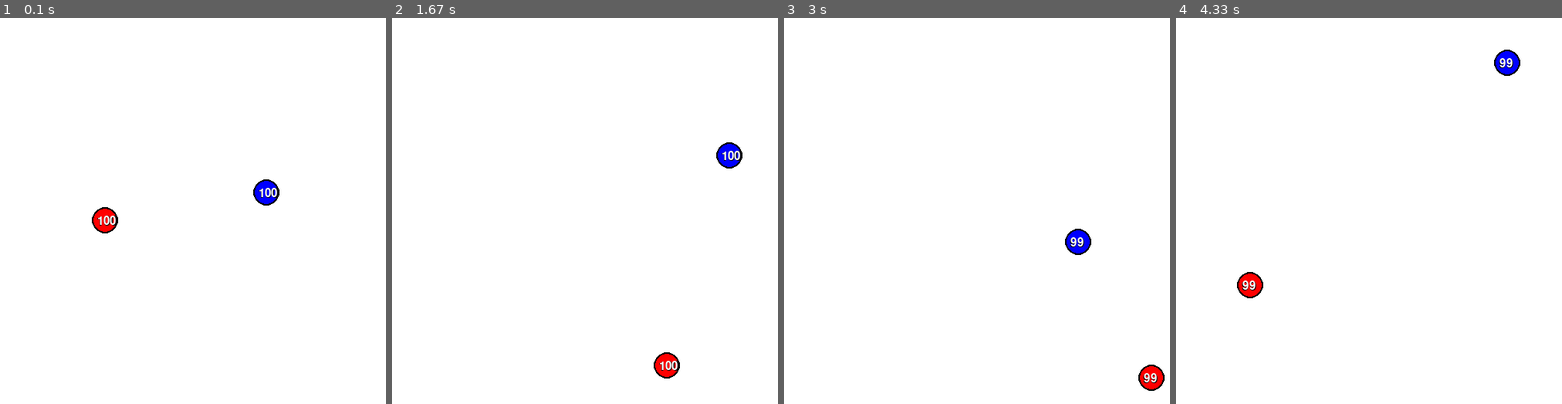
Above: before the commit, frames 1-4 (left to right).
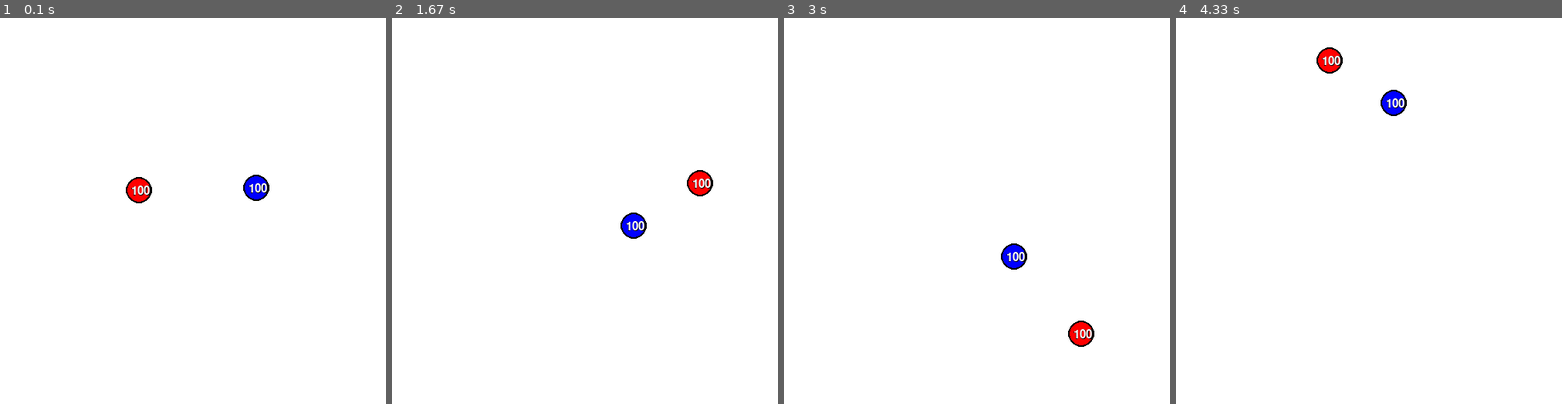
Above: after the commit, the same moments.

Repository: yud0o0/ballgames_on_pygame_idk
Game: pygame game, started from import pygame.py
Same seed, same stepped clock (60 frames per second), same inputs: the game is played once before the commit and once after it.
Inputs:
- Up to frame 1 (0.1 s): no input
- Up to frame 2 (1.67 s): no input
- Up to frame 3 (3 s): no input
- Up to frame 4 (4.33 s): no input

The runs differ from the first frame. In frame 1, 1.1% of the frame differs, in the area x 23-73%, y 40-56%; in frame 2, 1.3%; in frame 3, 1.3%, in the area x 56-99%, y 54-97%; in frame 4, 1.3%.

Commit message:
пытался понять тригонометрию, не понял но в код внедрил теперь чуть лучше физика скорости работает. дальше будет один визуальный мини коммит про выравнивание текста потому что сейчас не успеваю и потом будет с фиксом сталкивания потомучто "*= -1" работает не очень и шарики летят не туда

Diff:
--- a/import pygame.py
+++ b/import pygame.py
@@ -1,5 +1,7 @@
 import pygame
 import random as r
+import math as m
+import time as t
 pygame.init()
 xwsize=500
 ywsize=500
@@ -13,10 +15,13 @@
 running=True
 a=100
 b=100
-xpa=r.randint(-5, 5)
-xpb=r.randint(-5, 5)
-ypa=r.randint(-5, 5)
-ypb=r.randint(-5, 5)
+bv=5
+anglea=r.uniform(0, 2*m.pi)
+angleb=r.uniform(0, 2*m.pi)
+xva=m.cos(anglea)*bv
+xvb=m.cos(angleb)*bv
+yva=m.sin(anglea)*bv
+yvb=m.sin(angleb)*bv
 xa=xwsize/3
 xb=(xwsize/3)*2
 ya=ywsize/2
@@ -34,26 +39,25 @@
         if event.type == pygame.QUIT:
             running = False
     distance=((xb-xa)**2+(yb-ya)**2)**0.5
-    print(int(distance))
     if xa >= xwwsize or xa <= xwsize-xwwsize or distance<=30:
-        xpa *= -1
+        xva *= -1
     if ya >= ywwsize or ya <= ywsize-ywwsize or distance<=30:
-        ypa *= -1
+        yva *= -1
     if xb >= xwwsize or xb <= xwsize-xwwsize or distance<=30:
-        xpb *= -1
+        xvb *= -1
     if yb >= ywwsize or yb <= ywsize-ywwsize or distance<=30:
-        ypb *= -1
+        yvb *= -1
     if distance<=30:
         a-=1
         b-=1
-    xa += xpa
-    xb += xpb
-    ya += ypa
-    yb += ypb
-    txa += xpa
-    txb += xpb
-    tya += ypa
-    tyb += ypb
+    xa += xva
+    xb += xvb
+    ya += yva
+    yb += yvb
+    txa += xva
+    txb += xvb
+    tya += yva
+    tyb += yvb
     coordsa=xa,ya
     coordsb=xb,yb
     coordstexta=txa,tya
